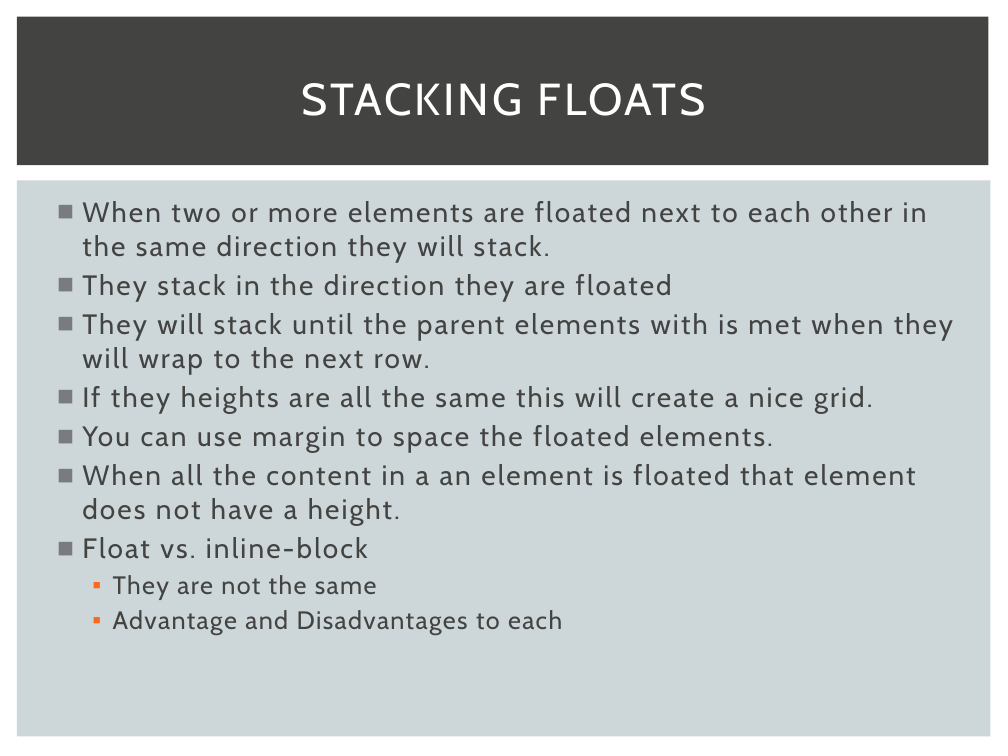
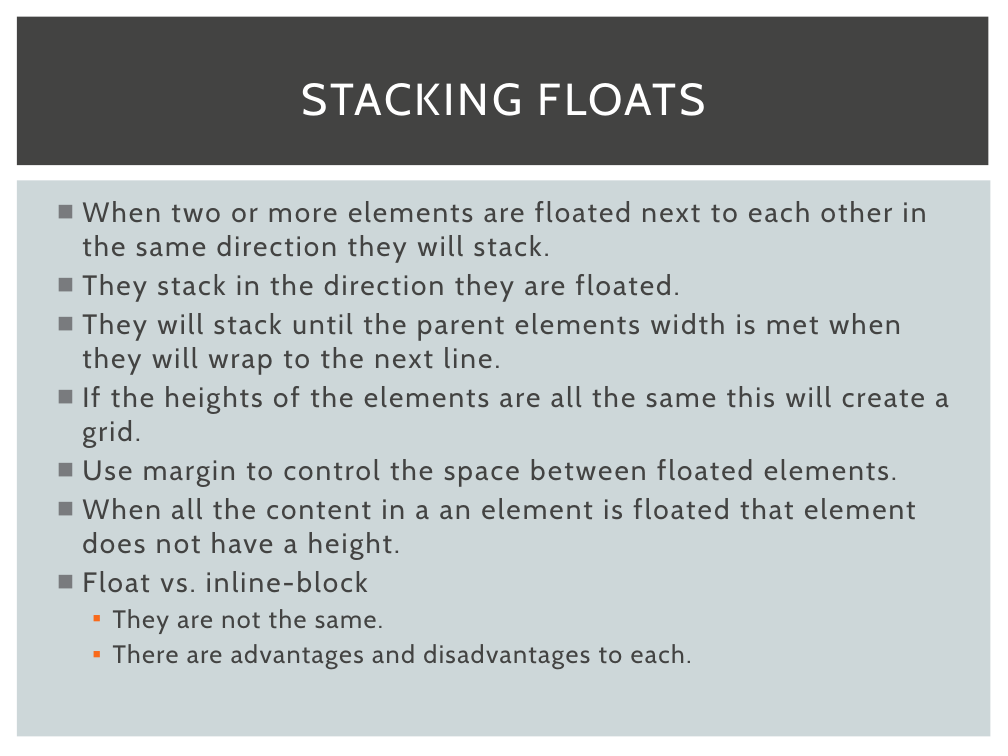
Before and after one commit to danhahn/app-talk, a slide deck: slide 7 of tech-talk.pptx. Drawn at 1008x756 pixels with LibreOffice and Linux fonts; fonts in the diff are those of the drawing. Boxes give left, top, right and bottom in pixels: in the first picture for what was removed or moved away, otherwise in the second. Text is boxed around its words. In the diff, an @@ line names an element or a change of style, - is before the commit and + after.

```diff
--- a/tech-talk.pptx
+++ b/tech-talk.pptx
@@ text at <box>82,274,948,486</box>: text changed @@
-■ They stack in the direction they are floated
-■ They will stack until the parent elements with is met when they will wrap to the next row.
-■ If they heights are all the same this will create a nice grid.
-■ You can use margin to space the floated elements.
+■ They stack in the direction they are floated.
+■ They will stack until the parent elements width is met when they will wrap to the next line.
+■ If the heights of the elements are all the same this will create a grid.
+■ Use margin to control the space between floated elements.
@@ text at <box>113,609,692,669</box>: text changed @@
-  ▪ They are not the same
-  ▪ Advantage and Disadvantages to each
+  ▪ They are not the same.
+  ▪ There are advantages and disadvantages to each.
```
Also in this commit, not shown: 14 other slides changed.
